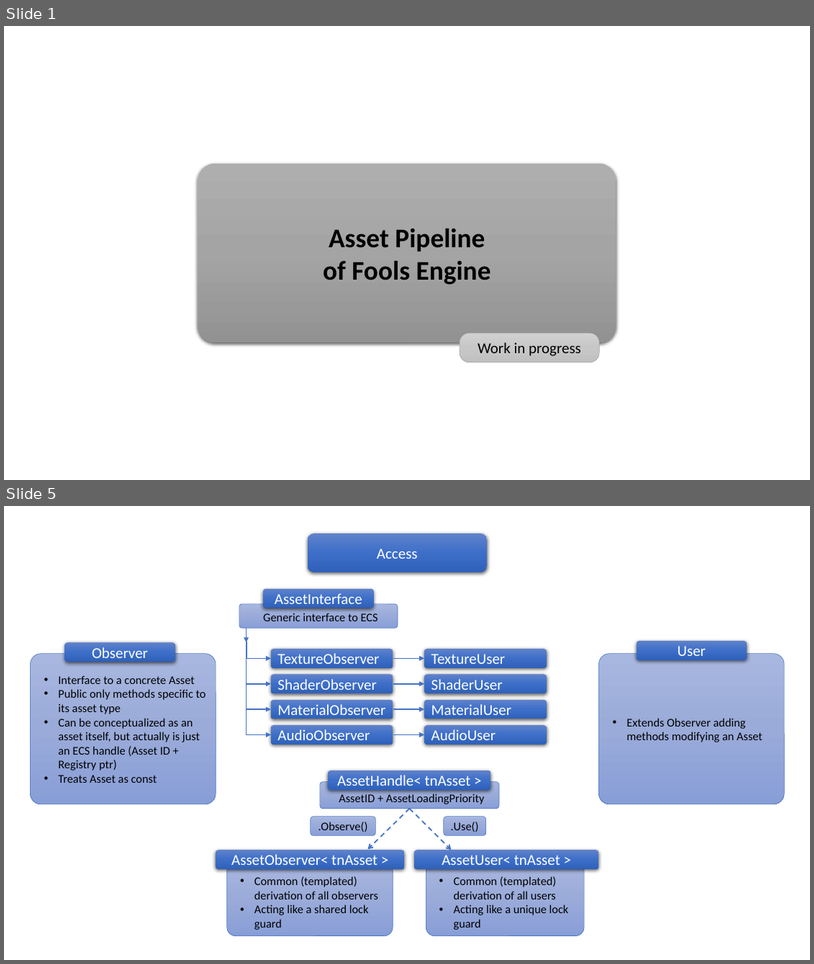
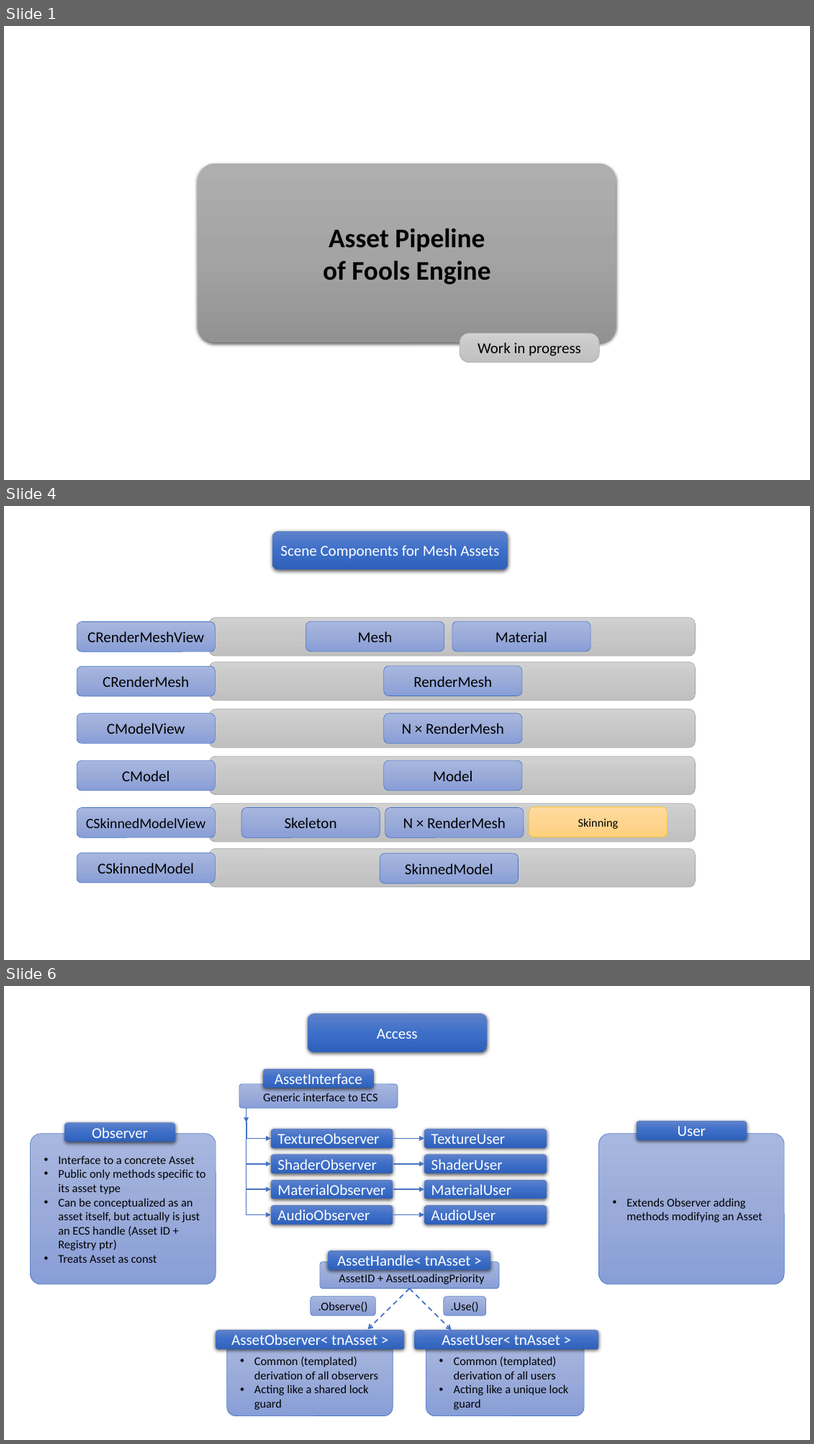
Before and after one commit to pawel-kaleta/FoolsEngine, a slide deck: Documentation/Asset Pipeline.pptx. Shown one above the other, each under a label of ours: slides 1 and 5 before the commit, slides 1, 4 and 6 after it; the slides between them are not shown. The pictures are 814x964 and 814x1444 pixels, drawn with LibreOffice and Linux fonts; fonts in the diff are those of the drawing. Boxes give left, top, right and bottom in pixels: in the first picture for what was removed or moved away, otherwise in the second. Text is boxed around its words. In the diff, an @@ line names an element or a change of style, - is before the commit and + after.

Commit message:
Separation of AssetAccessors (Observer and User) into a dedicated file; some cleanup of engine code using assets

```diff
--- a/Documentation/Asset Pipeline.pptx
+++ b/Documentation/Asset Pipeline.pptx
@@ slide 4 added at <box>4,506,810,960</box>, background #FFFFFF @@
@@ rounded rectangle added at <box>273,530,509,569</box>, fill gradient #6183CB to #3E70CA to #3062BB, 18 pt, text #FFFFFF @@
+Scene Components for Mesh Assets
@@ rounded rectangle added at <box>77,621,215,651</box>, fill gradient #A8B7DF to #9AABD9 to #889ED7, outline #4472C4 0.5 pt, 18 pt, text #000000 @@
+CRenderMeshView
@@ rounded rectangle added at <box>209,618,695,656</box>, fill gradient #D2D2D2 to #C8C8C8 to #C0C0C0, outline #A5A5A5 0.5 pt @@
@@ rounded rectangle added at <box>306,621,445,651</box>, fill gradient #A8B7DF to #9AABD9 to #889ED7, outline #4472C4 0.5 pt, 18 pt, text #000000 @@
+Mesh
@@ rounded rectangle added at <box>453,621,591,651</box>, fill gradient #A8B7DF to #9AABD9 to #889ED7, outline #4472C4 0.5 pt, 18 pt, text #000000 @@
+Material
@@ rounded rectangle added at <box>77,667,215,697</box>, fill gradient #A8B7DF to #9AABD9 to #889ED7, outline #4472C4 0.5 pt, 18 pt, text #000000 @@
+CRenderMesh
@@ rounded rectangle added at <box>209,662,695,701</box>, fill gradient #D2D2D2 to #C8C8C8 to #C0C0C0, outline #A5A5A5 0.5 pt @@
@@ rounded rectangle added at <box>384,666,522,696</box>, fill gradient #A8B7DF to #9AABD9 to #889ED7, outline #4472C4 0.5 pt, 18 pt, text #000000 @@
+RenderMesh
@@ rounded rectangle added at <box>77,713,215,744</box>, fill gradient #A8B7DF to #9AABD9 to #889ED7, outline #4472C4 0.5 pt, 18 pt, text #000000 @@
+CModelView
@@ rounded rectangle added at <box>209,709,695,748</box>, fill gradient #D2D2D2 to #C8C8C8 to #C0C0C0, outline #A5A5A5 0.5 pt @@
@@ rounded rectangle added at <box>384,713,522,744</box>, fill gradient #A8B7DF to #9AABD9 to #889ED7, outline #4472C4 0.5 pt, 18 pt, text #000000 @@
+N × RenderMesh
@@ rounded rectangle added at <box>77,760,215,790</box>, fill gradient #A8B7DF to #9AABD9 to #889ED7, outline #4472C4 0.5 pt, 18 pt, text #000000 @@
+CModel
@@ rounded rectangle added at <box>209,756,695,795</box>, fill gradient #D2D2D2 to #C8C8C8 to #C0C0C0, outline #A5A5A5 0.5 pt @@
@@ rounded rectangle added at <box>384,760,522,790</box>, fill gradient #A8B7DF to #9AABD9 to #889ED7, outline #4472C4 0.5 pt, 18 pt, text #000000 @@
+Model
@@ rounded rectangle added at <box>77,807,215,837</box>, fill gradient #A8B7DF to #9AABD9 to #889ED7, outline #4472C4 0.5 pt, 17 pt, text #000000 @@
+CSkinnedModelView
@@ rounded rectangle added at <box>209,803,695,842</box>, fill gradient #D2D2D2 to #C8C8C8 to #C0C0C0, outline #A5A5A5 0.5 pt @@
@@ rounded rectangle added at <box>242,807,381,837</box>, fill gradient #A8B7DF to #9AABD9 to #889ED7, outline #4472C4 0.5 pt, 18 pt, text #000000 @@
+Skeleton
@@ rounded rectangle added at <box>386,807,525,837</box>, fill gradient #A8B7DF to #9AABD9 to #889ED7, outline #4472C4 0.5 pt, 18 pt, text #000000 @@
+N × RenderMesh
@@ rounded rectangle added at <box>529,807,668,837</box>, fill gradient #FFDB9E to #FFD590 to #FFD07C, outline #FFC000 0.5 pt, 14 pt, text #000000 @@
+Skinning
@@ rounded rectangle added at <box>209,849,695,887</box>, fill gradient #D2D2D2 to #C8C8C8 to #C0C0C0, outline #A5A5A5 0.5 pt @@
@@ rounded rectangle added at <box>77,852,215,883</box>, fill gradient #A8B7DF to #9AABD9 to #889ED7, outline #4472C4 0.5 pt, 18 pt, text #000000 @@
+CSkinnedModel
@@ rounded rectangle added at <box>381,853,519,883</box>, fill gradient #A8B7DF to #9AABD9 to #889ED7, outline #4472C4 0.5 pt, 18 pt, text #000000 @@
+SkinnedModel
@@ what was slide 5 is now slide 6 @@
```
Also in this commit, not shown: 4 slides changed, 18 other files.
